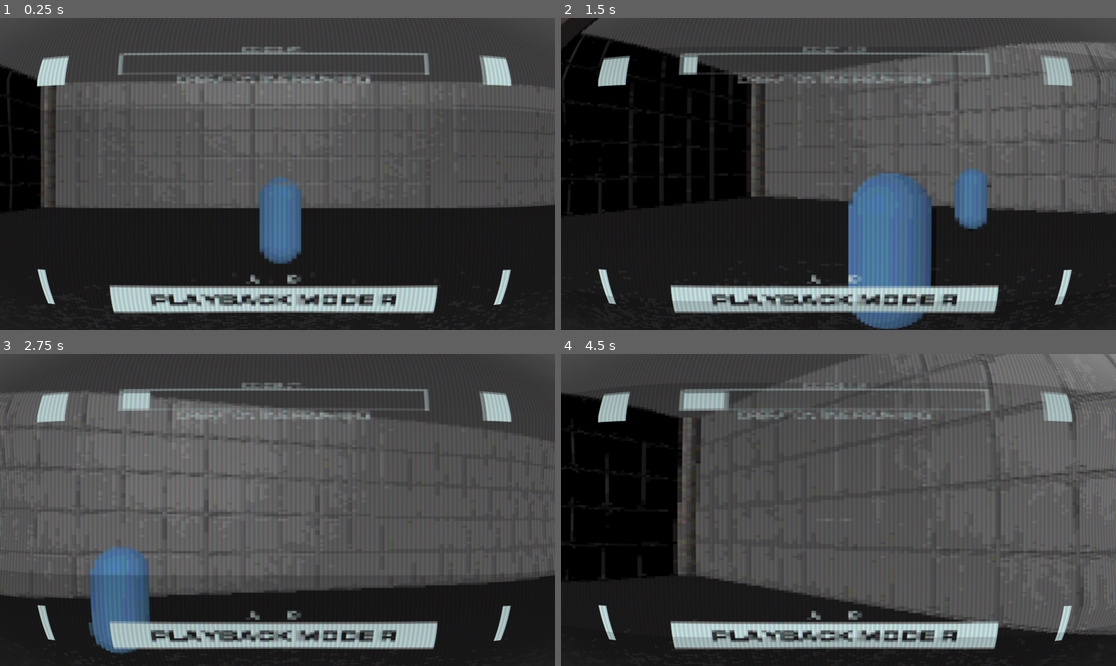
Above: before the commit, frames 1-4 (two rows, left to right).
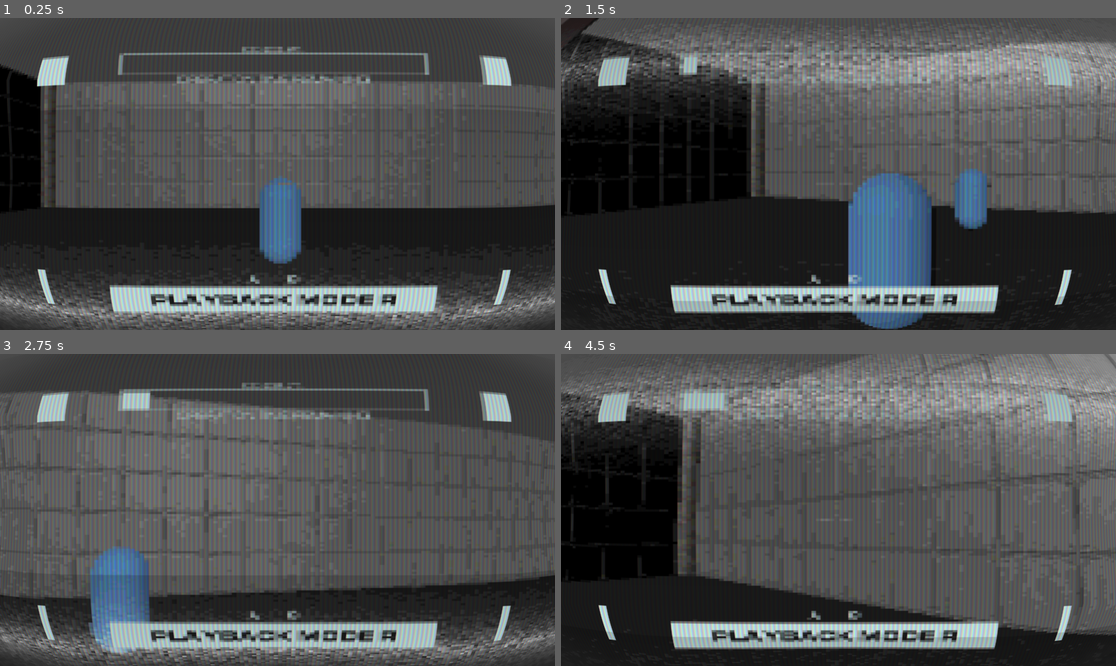
Above: after the commit, the same moments.

Repository: hadder10/Finished_game_2
Game: Godot game, scene res://Scenes/lvls/demo_level.tscn
Two runs of this game, one before a commit and one after it. Both use one fixed random seed, a clock stepped at 60 frames per second and the inputs below.
Inputs (mouse positions are in pixels of both pictures, inside the frame that each line leads up to):
- Up to frame 1 (0.25 s): no input
- Up to frame 2 (1.5 s): tap Enter (ui_accept) at 0.5, 0.77 s; move the mouse to (866, 174) at 0.52 s; press the mouse at (866, 174) at 0.53 s; hold W (move_forward) from 0.53 s (still down); move the mouse to (810, 174) at 1.27 s; release the mouse at (810, 174) at 1.28 s; tap Tab at 1.35 s
- Up to frame 3 (2.75 s): keep holding W (move_forward); tap Enter (ui_accept) at 1.52 s; move the mouse to (288, 503) at 2.02 s; press the mouse at (288, 503) at 2.03 s
- Up to frame 4 (4.5 s): keep holding W (move_forward); move the mouse to (832, 516) at 2.77 s; release the mouse at (832, 516) at 2.78 s; tap Tab at 2.85, 4.35 s; tap Enter (ui_accept) at 3.02, 3.77 s; move the mouse to (877, 513) at 3.52 s; press the mouse at (877, 513) at 3.53 s; move the mouse to (794, 506) at 4.27 s; release the mouse at (794, 506) at 4.28 s

The runs differ from the first frame. In frame 1, 11% of the frame differs, in the area x 0-100%, y 78-100%; in frame 2, 20%, in the area x 0-100%, y 0-34%; in frame 3, 9.9%; in frame 4, 19%.

Commit message:
rewind shader
done

Diff:
--- a/Scenes/ui/HUD.tscn
+++ b/Scenes/ui/HUD.tscn
@@ -375,10 +375,8 @@
 
 [node name="CanvasLayer4" type="CanvasLayer" parent="."]
 layer = -1
-visible = false
 
 [node name="ColorRect" type="ColorRect" parent="CanvasLayer4"]
-visible = false
 material = SubResource("ShaderMaterial_wiqhp")
 anchors_preset = 15
 anchor_right = 1.0
--- a/Scenes/ui/rewind.gdshader
+++ b/Scenes/ui/rewind.gdshader
@@ -1,11 +1,14 @@
 shader_type canvas_item;
 uniform sampler2D screen_texture : hint_screen_texture, repeat_disable, filter_nearest;
-const mat4 noise = mat4(vec4 (0.73724, 0.65463, 0.37368, 0.71777), vec4(0.21322, 0.08427, 0.41298, 0.96896), vec4(0.70221, 0.71716, 0.23717, 0.54295),vec4(0.33804, 0.96680, 0.11032, 0.50197));
+const vec4 noise = vec4 (0.73724, 0.65463, 0.37368, 0.71777);
+const float speed = 2.0;
+
 float hash(vec2 p) {
   return fract(sin(dot(p * 17.17, vec2(14.91, 67.31))) * 4791.9511);
 }
+
 void fragment() {
-	float linepos = 0.1;
-	float line = pow(abs(mod(SCREEN_UV.y-TIME*0.5,1.0)-0.5),10.0);
+	float linepos = noise[int(hash(vec2(TIME,TIME))*6.0)%6];
+	float line = pow(abs(mod(SCREEN_UV.y-TIME*speed+linepos,1.0)-0.5),10.0);
 	COLOR.xyz = texture(screen_texture,SCREEN_UV).xyz + line *hash(SCREEN_UV+TIME)*1000.0;
 }
